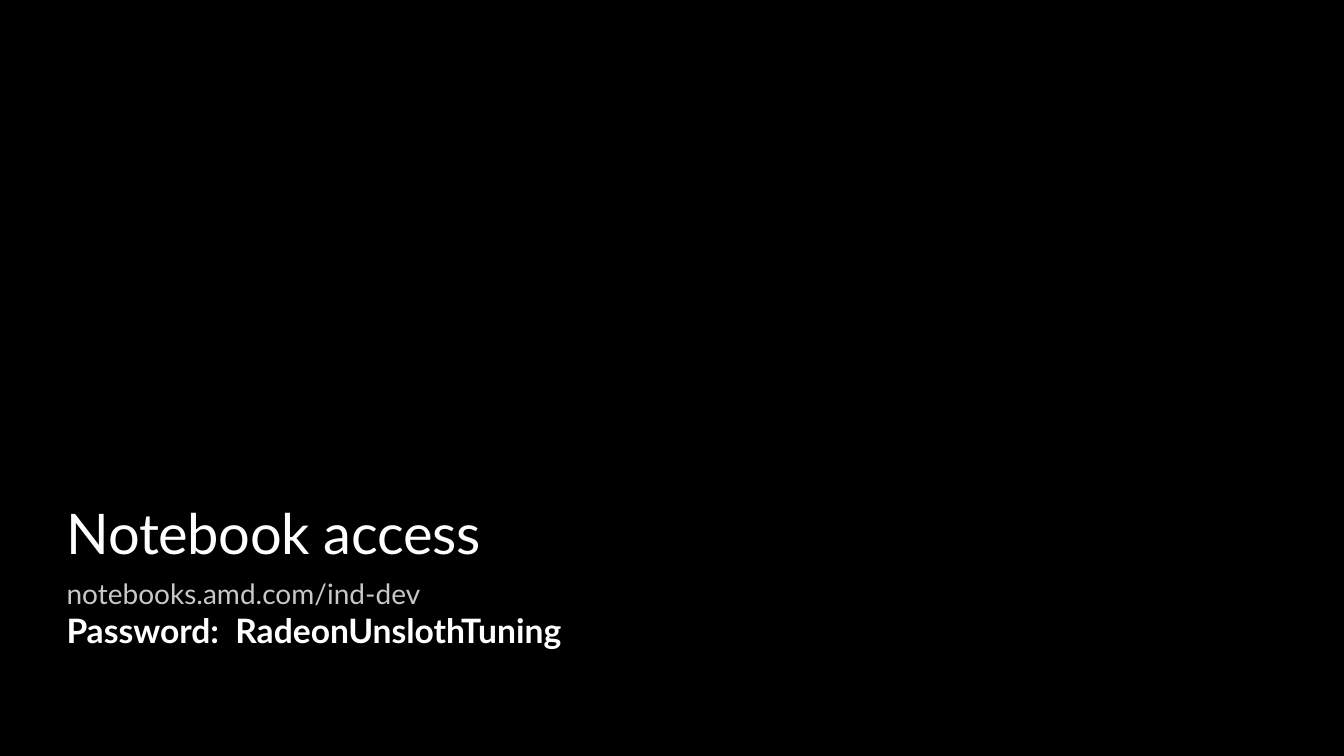
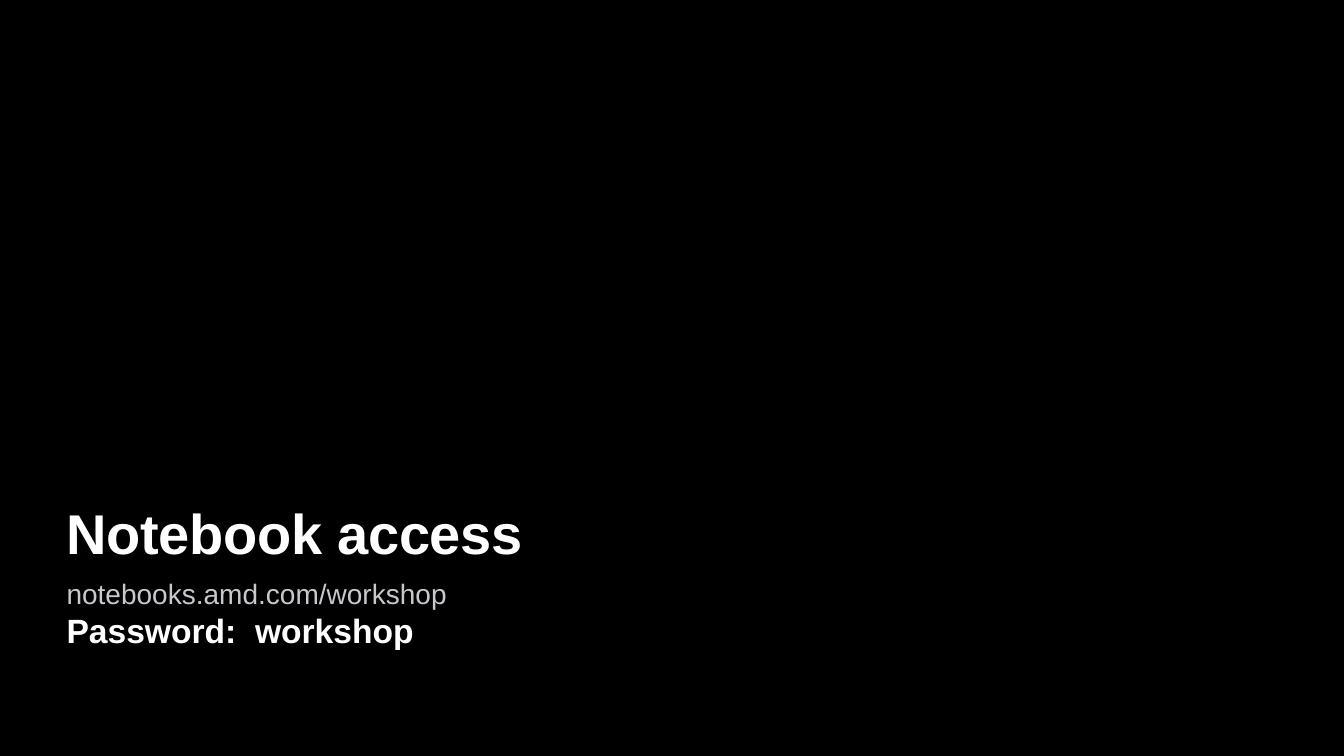
Before and after one commit to TwelveNights/Unsloth-RL-Workshop-on-Radeon, a slide deck: slide 3 of docs/AMD-Unsloth-GRPO-Fine-tuning1.pptx (slide 2 before the commit). Drawn at 1344x756 pixels with LibreOffice and Linux fonts; fonts in the diff are those of the drawing; background and template pictures are left out. Boxes give left, top, right and bottom in pixels: in the first picture for what was removed or moved away, otherwise in the second. Text is boxed around its words. In the diff, an @@ line names an element or a change of style, - is before the commit and + after.

Commit message:
Move slides to AI DevDay template; update notebook URL and password

```diff
--- a/docs/AMD-Unsloth-GRPO-Fine-tuning1.pptx
+++ b/docs/AMD-Unsloth-GRPO-Fine-tuning1.pptx
@@ title "Notebook access" at (x1=67, y1=513, x2=522, y2=555): font Lato to Arial, bold on @@
@@ text at (x1=67, y1=583, x2=447, y2=650): text changed; size 24 to 20 pt; font Lato to Arial; text colour #FFFFFF to #C6C8CC; bold off @@
-notebooks.amd.com/ind-dev
-Password: RadeonUnslothTuning
+notebooks.amd.com/workshop
+Password: workshop
```
Also in this commit, not shown: 17 other slides changed, 1 slide added, 1 other file.
